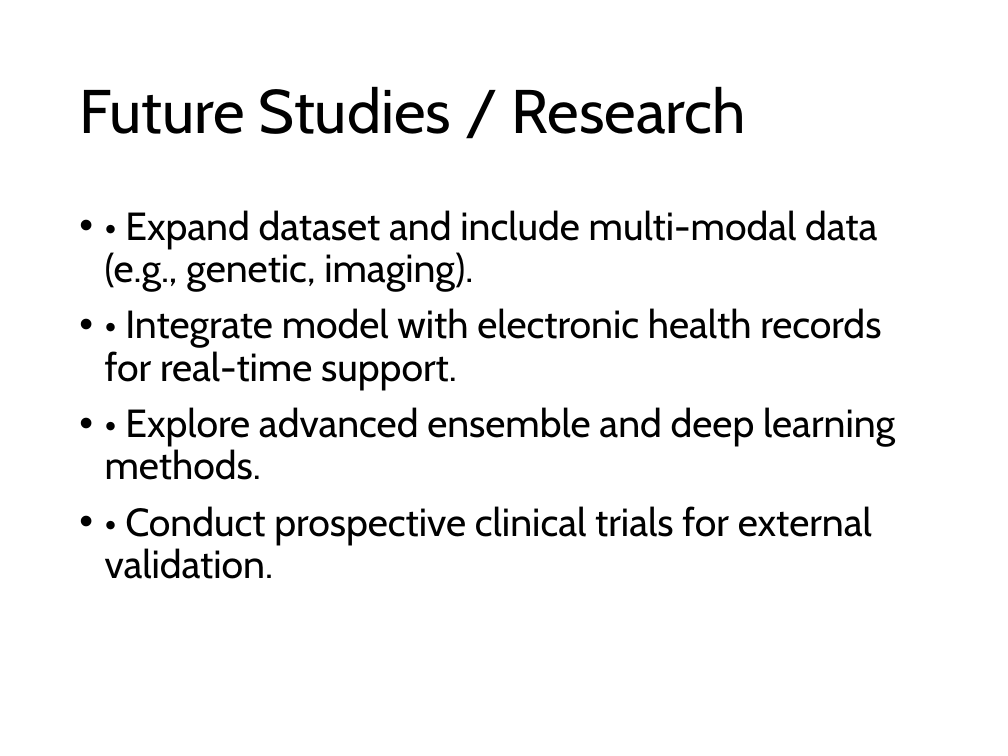
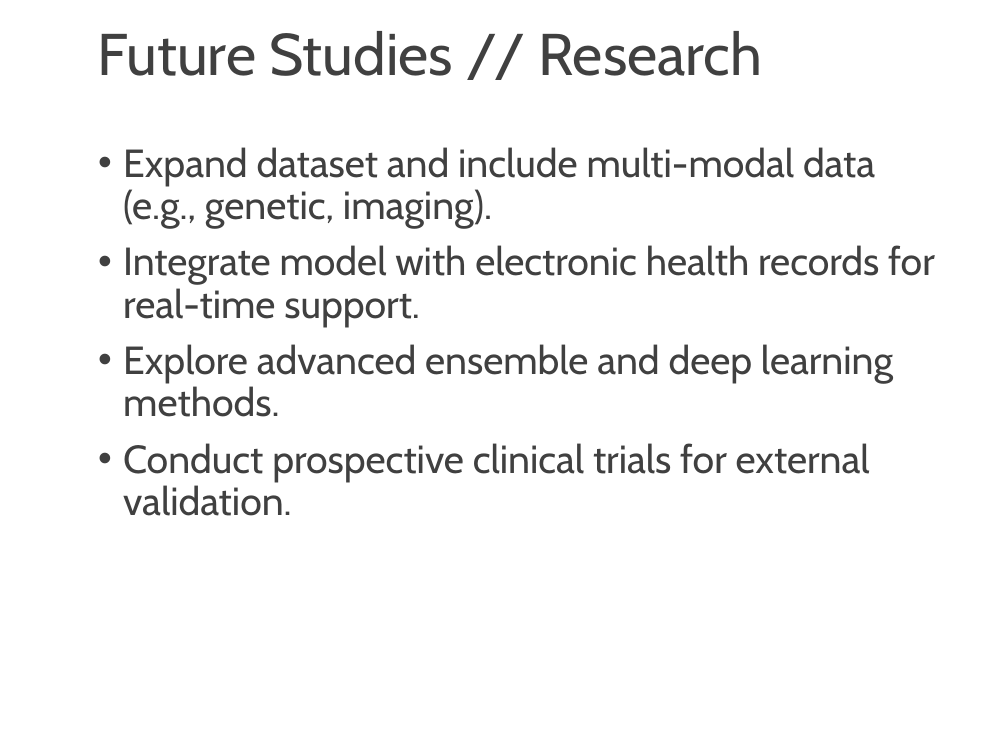
Before and after one commit to josh-dcosta/pjas-thyroid, a slide deck: slide 19 of presentation/Thyroid_Cancer_Recurrence_Presentation.pptx (slide 16 before the commit). Drawn at 1008x756 pixels with LibreOffice and Linux fonts; fonts in the diff are those of the drawing. Boxes give left, top, right and bottom in pixels: in the first picture for what was removed or moved away, otherwise in the second. Text is boxed around its words. In the diff, an @@ line names an element or a change of style, - is before the commit and + after.

```diff
--- a/presentation/Thyroid_Cancer_Recurrence_Presentation.pptx
+++ b/presentation/Thyroid_Cancer_Recurrence_Presentation.pptx
@@ text "Future Studies // Research" at [98, 31, 763, 76]: vertical alignment middle to top @@
@@ text at [98, 31, 763, 76]: text changed; size 44 to 42 pt; text colour #000000 to #404040 @@
-Future Studies / Research
+Future Studies // Research
@@ text at [123, 147, 935, 516]: text changed; text colour #000000 to #404040 @@
-• • Expand dataset and include multi-modal data (e.g., genetic, imaging).
-• • Integrate model with electronic health records for real-time support.
-• • Explore advanced ensemble and deep learning methods.
-• • Conduct prospective clinical trials for external validation.
+• Expand dataset and include multi-modal data (e.g., genetic, imaging).
+• Integrate model with electronic health records for real-time support.
+• Explore advanced ensemble and deep learning methods.
+• Conduct prospective clinical trials for external validation.
```
Also in this commit, not shown: 13 other slides changed, 7 slides added, 4 slides removed.
